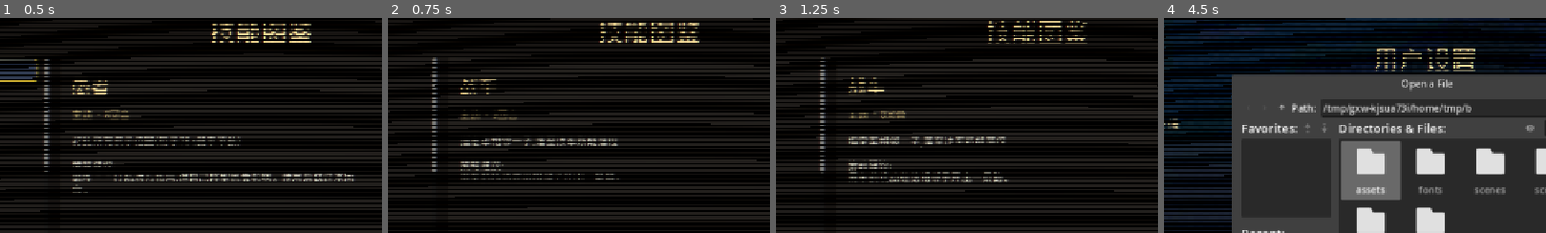
Above: before the commit, frames 1-4 (left to right).
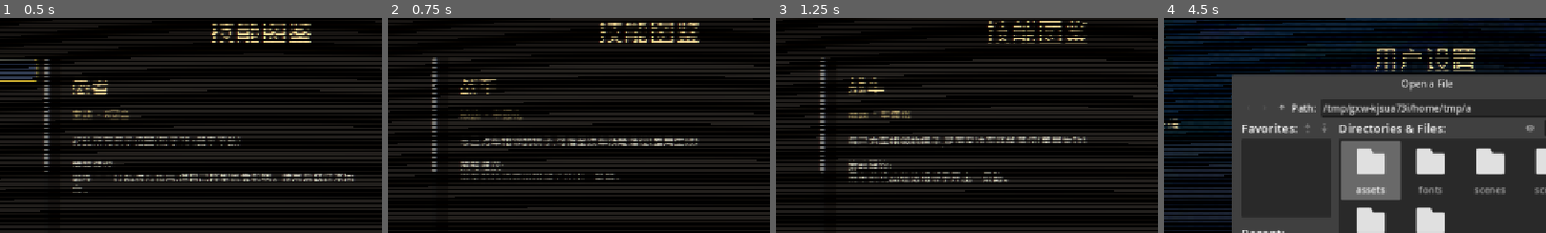
Above: after the commit, the same moments.

Repository: Lurongshika/ChessGame
Game: Godot game, scene res://scenes/manual.tscn
Same seed, same stepped clock (60 frames per second), same inputs: the game is played once before the commit and once after it. This scene is started directly instead of the project's main scene.
Inputs (mouse positions are % of the whole screen's width and height, from its top left):
- Up to frame 1 (0.5 s): no input
- Up to frame 2 (0.75 s): click "战车" at 0.5 s
- Up to frame 3 (1.25 s): no input
- Up to frame 4 (4.5 s): click "返回菜单" at 1.25 s; click "人机对战" at 2 s; click (97, 94) at 2.77 s; click (54, 65) at 3.52 s; type "12" at 3.6 s; click "上传头像" at 4.25 s
The pictures show only the part of the screen within x 16-66%, y 2-52%; the shares and areas given below are measured in that part.

Frame 1 is identical in both runs. In frame 2, 1.3% of the frame differs, in the area x 19-82%, y 42-60%; in frame 3, 1.4%, in the area x 19-82%, y 43-61%; in frame 4, less than 0.1%.

Commit message:
战车正逆位改为被动技能:整局走法强化(相邻棋子/车可落至车的可落位),移除主动触发路径

Diff:
--- a/scripts/game.gd
+++ b/scripts/game.gd
@@ -688,7 +688,7 @@
 			_skill_justice2_4(side)
 		"siwang2":
 			_skill_death2_4(side)
-		"moshushi", "moshushi2", "huangdi", "huangdi2", "zhanche", "zhanche2", "siwang", "diaodiao":
+		"moshushi", "moshushi2", "huangdi", "huangdi2", "siwang", "diaodiao":
 			_start_targeting4(perk_id, side)
 		"diaodiao2":
 			# 逆位:跳过本回合,下回合起获得其他所有方棋子控制权三回合
@@ -2256,7 +2256,11 @@
 	if all_control and p["side"] != side and from in _controlled_moved:
 		return false
 	if kind == "move":
-		if not to in R.legal_moves(board, from, perks_red, perks_black):
+		var in_legal: bool = to in R.legal_moves(board, from, perks_red, perks_black)
+		# 战车(被动·整局):与车相邻的棋子可落至车的可落位;选中车时可落至相邻子(含敌方)的可落位
+		if not in_legal:
+			in_legal = to in _chariot_boost_moves(from, side)
+		if not in_legal:
 			return false
 		# 全控制/单子控制:被控子不能吃子
 		if is_controlled and board[to.y][to.x] != null:
@@ -3775,7 +3779,7 @@
 
 
 func _is_targeting_skill(perk_id: String) -> bool:
-	return perk_id in ["moshushi", "moshushi2", "huangdi", "huangdi2", "siwang", "zhanche", "zhanche2", "diaodiao"]
+	return perk_id in ["moshushi", "moshushi2", "huangdi", "huangdi2", "siwang", "diaodiao"]
 
 
 func _is_active_skill(perk_id: String) -> bool:
@@ -3873,7 +3877,7 @@
 			_skill_justice2(side)
 		"siwang2":
 			_skill_death2(side)
-		"moshushi", "moshushi2", "huangdi", "huangdi2", "zhanche", "zhanche2", "siwang", "diaodiao":
+		"moshushi", "moshushi2", "huangdi", "huangdi2", "siwang", "diaodiao":
 			_start_targeting(perk_id, side)
 		"diaodiao2":
 			# 逆位:跳过本回合,下回合起获得所有对方棋子控制权三回合
@@ -4526,7 +4530,61 @@
 			var free_mv: Vector2i = pos + d
 			if R.in_board(free_mv) and board[free_mv.y][free_mv.x] == null:
 				free_retreat_targets.append(free_mv)
+	# 战车(被动·整局):与车相邻的棋子可落至车的可落位;选中车时可落至相邻子(含敌方)的可落位
+	var chariot_extra: Array[Vector2i] = _chariot_boost_moves(pos, turn)
+	for m in chariot_extra:
+		if m in moves_cache:
+			continue
+		# 与主循环一致的受保护目标过滤(无敌/教皇/恶魔禁吃/隐身不能吃)
+		if board[m.y][m.x] != null:
+			var ts3: int = board[m.y][m.x]["side"]
+			if invincible_side == ts3 or m == invincible_piece:
+				continue
+			if pope_guarded.has(m):
+				continue
+			if perks_of(ts3).has("emo") and last_eat["side"] == turn and last_eat["type"] == board[pos.y][pos.x]["type"]:
+				continue
+			if self_hidden:
+				continue
+			if controlled_move:
+				continue
+		moves_cache.append(m)
 	queue_redraw()
+
+
+# 战车(被动):返回选中 pos 的战车强化落位(整局生效,无次数限制)
+# 正位:选中的是己方棋子且与己方车相邻 → 车的可落位并入
+# 逆位:选中的是己方车 → 与其相邻子(含敌方)的可落位并入
+func _chariot_boost_moves(pos: Vector2i, side: int) -> Array[Vector2i]:
+	var out: Array[Vector2i] = []
+	var p = board[pos.y][pos.x]
+	if p == null or p["side"] != side:
+		return out
+	var perks := perks_of(side)
+	if p["type"] == R.Type.ROOK and perks.has("zhanche2"):
+		# 逆位:车的可落位 = 相邻子(含敌方)的可落位
+		for d in [Vector2i(1, 0), Vector2i(-1, 0), Vector2i(0, 1), Vector2i(0, -1)]:
+			var np: Vector2i = pos + d
+			if not R.in_board(np):
+				continue
+			var q = board[np.y][np.x]
+			if q == null:
+				continue
+			for m in R.legal_moves(board, np, perks_red, perks_black):
+				if not m in out:
+					out.append(m)
+	elif perks.has("zhanche"):
+		# 正位:与己方车相邻 → 该车可落位并入
+		for d in [Vector2i(1, 0), Vector2i(-1, 0), Vector2i(0, 1), Vector2i(0, -1)]:
+			var np: Vector2i = pos + d
+			if not R.in_board(np):
+				continue
+			var q = board[np.y][np.x]
+			if q != null and q["side"] == side and q["type"] == R.Type.ROOK:
+				for m in R.legal_moves(board, np, perks_red, perks_black):
+					if not m in out:
+						out.append(m)
+	return out
 
 
 # ==================== AI ====================
@@ -5015,7 +5073,58 @@
 				continue
 		filtered.append(m)
 	moves4 = filtered
+	# 战车(被动·整局):与车相邻的棋子可落至车的可落位;选中车时可落至相邻子(含敌方)的可落位
+	var cur4 := current_side4()
+	var chariot_extra4: Array[Vector2i] = _chariot_boost_moves4(pos, cur4)
+	for m in chariot_extra4:
+		if m in moves4:
+			continue
+		# 与主循环一致的过滤:四角不可达/隐身子全控制不能吃/受保护目标
+		if _is_corner4(m):
+			continue
+		if board[m.y][m.x] != null and (self_hidden4 or controlled4):
+			continue
+		if board[m.y][m.x] != null:
+			var ts5: int = board[m.y][m.x]["side"]
+			if invincible_side4 == ts5 or m == invincible_piece4:
+				continue
+			if pope_guarded4.has(m):
+				continue
+		moves4.append(m)
 	queue_redraw()
+
+
+# 战车(被动,四人版):返回选中 pos 的战车强化落位
+func _chariot_boost_moves4(pos: Vector2i, side: int) -> Array[Vector2i]:
+	var out: Array[Vector2i] = []
+	var p = board[pos.y][pos.x]
+	if p == null or p["side"] != side:
+		return out
+	var perks_arr: Array = [perks4[0], perks4[1], perks4[2], perks4[3]]
+	if p["type"] == R.Type.ROOK and perks4[side].has("zhanche2"):
+		# 逆位:车的可落位 = 相邻子(含敌方)的可落位
+		for d in [Vector2i(1, 0), Vector2i(-1, 0), Vector2i(0, 1), Vector2i(0, -1)]:
+			var np: Vector2i = pos + d
+			if not R.in_board(np, board):
+				continue
+			var q = board[np.y][np.x]
+			if q == null:
+				continue
+			for m in R.raw_moves4(board, np, perks_arr):
+				if not m in out:
+					out.append(m)
+	elif perks4[side].has("zhanche"):
+		# 正位:与己方车相邻 → 该车可落位并入
+		for d in [Vector2i(1, 0), Vector2i(-1, 0), Vector2i(0, 1), Vector2i(0, -1)]:
+			var np: Vector2i = pos + d
+			if not R.in_board(np, board):
+				continue
+			var q = board[np.y][np.x]
+			if q != null and q["side"] == side and q["type"] == R.Type.ROOK:
+				for m in R.raw_moves4(board, np, perks_arr):
+					if not m in out:
+						out.append(m)
+	return out
 
 
 func _is_corner4(pos: Vector2i) -> bool:
@@ -5036,7 +5145,11 @@
 		var all_ctrl4: bool = controlled_all_turns4 > 0 and controlled_all_owner4 == side
 		if p == null or (p["side"] != side and not all_ctrl4):
 			return
-		if not to in R.raw_moves4(board, from, [perks4[0], perks4[1], perks4[2], perks4[3]]):
+		var in_legal4: bool = to in R.raw_moves4(board, from, [perks4[0], perks4[1], perks4[2], perks4[3]])
+		# 战车(被动·整局):与车相邻的棋子可落至车的可落位;选中车时可落至相邻子(含敌方)的可落位
+		if not in_legal4:
+			in_legal4 = to in _chariot_boost_moves4(from, side)
+		if not in_legal4:
 			return
 		# 全控制:每子每回合限移一次,不能吃子
 		if all_ctrl4 and p["side"] != side:
@@ -5816,7 +5929,11 @@
 		return
 	# 走法校验
 	var perks_arr: Array = [perks4[0], perks4[1], perks4[2], perks4[3]]
-	if not to in R.raw_moves4(board, from, perks_arr):
+	var in_legal4b: bool = to in R.raw_moves4(board, from, perks_arr)
+	# 战车(被动·整局):与车相邻的棋子可落至车的可落位;选中车时可落至相邻子(含敌方)的可落位
+	if not in_legal4b:
+		in_legal4b = to in _chariot_boost_moves4(from, side)
+	if not in_legal4b:
 		return
 	if hidden_pieces4.has(from) and board[to.y][to.x] != null:
 		return
--- a/scripts/perks.gd
+++ b/scripts/perks.gd
@@ -13,7 +13,7 @@
 	{"id": "huangdi", "name": "皇帝", "tip": "主动 · 3回合", "desc": "指定己方一子本回合无敌", "cat": "全局"},
 	{"id": "jiaohuang", "name": "教皇", "tip": "被动 · 象强化", "desc": "象落位处的己方棋子获得无敌", "cat": "棋子"},
 	{"id": "lianren", "name": "恋人", "tip": "被动", "desc": "每被吃两个子可以复活一子到同类棋子出生位置,位置全部被占则不可复活", "cat": "全局"},
-	{"id": "zhanche", "name": "战车", "tip": "主动 · 3回合", "desc": "指定车相邻一子,落至该车所能落位", "cat": "全局"},
+	{"id": "zhanche", "name": "战车", "tip": "被动 · 车强化", "desc": "与己方车相邻的棋子,可落至该车所能落位(整局生效)", "cat": "全局"},
 	{"id": "zhengyi", "name": "正义", "tip": "被动 · 马强化", "desc": "马不会被别马腿,可跳过阻挡,可跳至另一马所能落位", "cat": "棋子"},
 	{"id": "yinzhe", "name": "隐者", "tip": "主动 · 4回合", "desc": "下回合移动的子隐身一回合,隐身子无法攻击", "cat": "全局"},
 	{"id": "mingyun", "name": "命运之轮", "tip": "主动 · 4回合", "desc": "该回合可额外移动一次(不能连续动同一子)", "cat": "全局"},
@@ -39,7 +39,7 @@
 	{"id": "huangdi2", "name": "皇帝·逆位", "tip": "主动", "desc": "指定己方一子获得反制,效果永久存在(被吃时同归于尽)", "cat": "全局"},
 	{"id": "jiaohuang2", "name": "教皇·逆位", "tip": "被动 · 象强化", "desc": "象落位处的己方棋子获得反制(被吃时同归于尽)", "cat": "棋子"},
 	{"id": "lianren2", "name": "恋人·逆位", "tip": "被动", "desc": "每被吃3个子随机摧毁敌方5子(仅四人模式)", "cat": "全局"},
-	{"id": "zhanche2", "name": "战车·逆位", "tip": "主动 · 3回合", "desc": "通过车相邻子(含敌方)的落位移动车", "cat": "全局"},
+	{"id": "zhanche2", "name": "战车·逆位", "tip": "被动 · 车强化", "desc": "己方车可落至相邻子(含敌方)所能落位(整局生效)", "cat": "全局"},
 	{"id": "zhengyi2", "name": "正义·逆位", "tip": "主动 · 2回合", "desc": "炮吃子变为隔两子,使用技能后在隔一二子间切换", "cat": "棋子"},
 	{"id": "yinzhe2", "name": "隐者·逆位", "tip": "主动 · 12回合", "desc": "我方所有子进入隐身;每回合每子10%概率破隐,移动后立刻破隐", "cat": "全局"},
 	{"id": "mingyun2", "name": "命运之轮·逆位", "tip": "主动 · 6回合", "desc": "随机两子进入协同状态(不消耗步数)", "cat": "全局"},
--- a/tests/test_net_sync.gd
+++ b/tests/test_net_sync.gd
@@ -388,7 +388,7 @@
 		"moshushi": true, "moshushi2": true,
 		"huangdi": true, "huangdi2": true,
 		"siwang": true,
-		"zhanche": true, "zhanche2": true,
+		"zhanche": false, "zhanche2": false,  # 战车已改为被动(整局走法强化)
 		"diaodiao": true,
 		# 非目标型(直接发请求,host 端执行):隐者/倒吊人逆位/女祭司/愚者等
 		"yinzhe": false, "yinzhe2": false,
@@ -402,6 +402,69 @@
 			printerr("FAIL - 目标型列表 %s 期望 %s 实际 %s" % [pid, targeting_expected[pid], scene._is_targeting_skill(pid)])
 	_check(targeting_ok, "目标型技能列表完整(正逆位都本地选目标,非目标型直接请求)")
 
+	# --- 战车(被动·整局):与车相邻的棋子可落至车的可落位;选中车时可落至相邻子可落位 ---
+	scene.net_role = "local"
+	scene.phase = scene.Phase.PLAY
+	scene.turn = R.Side.RED
+	scene.actions_left = 1
+	scene.perks_red = {"zhanche": true}
+	scene.perks_black = {}
+	scene.board = []
+	for rr in R.ROWS:
+		var row := []
+		for cc in R.COLS:
+			row.append(null)
+		scene.board.append(row)
+	# 红车 (4,7),红兵 (5,7) 横向相邻:兵的可落位应包含车的可落位(车正上方无阻挡 → (4,0))
+	scene.board[7][4] = R.make_piece(R.Side.RED, R.Type.ROOK)
+	scene.board[7][5] = R.make_piece(R.Side.RED, R.Type.PAWN)
+	scene.board[0][4] = R.make_piece(R.Side.BLACK, R.Type.KING)
+	scene.selected4 = Vector2i(-1, -1)
+	scene.moves_cache.clear()
+	scene._select(Vector2i(5, 7))
+	var pawn_has_rook_landing := false
+	for m in scene.moves_cache:
+		if m.x == 4 and m.y == 0:  # 车的可落位:吃黑将 (4,0)
+			pawn_has_rook_landing = true
+	_check(pawn_has_rook_landing, "战车正位:与车相邻的兵可落至车的可落位(远距离)")
+	# host 校验放行:兵 (5,7) → (4,0) 车落位
+	scene.net_role = "host"
+	scene.turn = R.Side.RED
+	_check(scene._validate_move(Vector2i(5, 7), Vector2i(4, 0), "move", R.Side.RED) == true, "战车正位:host 校验放行战车落位移动")
+	# 战车逆位:选中车时,相邻子可落位并入车的落位
+	scene.perks_red = {"zhanche2": true}
+	scene.net_role = "local"
+	scene.moves_cache.clear()
+	scene._select(Vector2i(4, 7))  # 选中车
+	# 兵的合法落位:前进一格 (5,6) = 车的强化落位之一
+	var rook_has_any_boost := false
+	for m in scene.moves_cache:
+		if m == Vector2i(5, 6):  # 相邻兵前进一格 = 车的强化落位
+			rook_has_any_boost = true
+	_check(rook_has_any_boost, "战车逆位:选中车时,相邻子可落位并入车的落位")
+	# 四人:战车正位强化落位
+	scene.four_mode = true
+	scene.net_role = "local"
+	scene.board = []
+	for rr in 17:
+		var row4 := []
+		for cc in 17:
+			row4.append(null)
+		scene.board.append(row4)
+	scene.board[14][8] = R.make_piece(R.Side.RED, R.Type.ROOK)  # 红车 (8,14)
+	scene.board[14][9] = R.make_piece(R.Side.RED, R.Type.PAWN)  # 红兵 (9,14) 与车横向相邻
+	scene.board[0][8] = R.make_piece(R.Side.BLACK, R.Type.KING)  # 黑将 (8,0) 车正上方无阻挡
+	scene.perks4 = {0: {"zhanche": true}, 1: {}, 2: {}, 3: {}}
+	scene.turn4 = 2  # 红方回合
+	scene.moves4.clear()
+	scene._select4(Vector2i(9, 14))
+	var four_has_boost := false
+	for m in scene.moves4:
+		if m == Vector2i(8, 0):  # 车的可落位(吃到黑将)
+			four_has_boost = true
+	_check(four_has_boost, "四人战车正位:相邻兵可落至车的可落位")
+	scene.four_mode = false
+
 	if _failures == 0:
 		print("== NET SYNC OK ==")
 	else:
